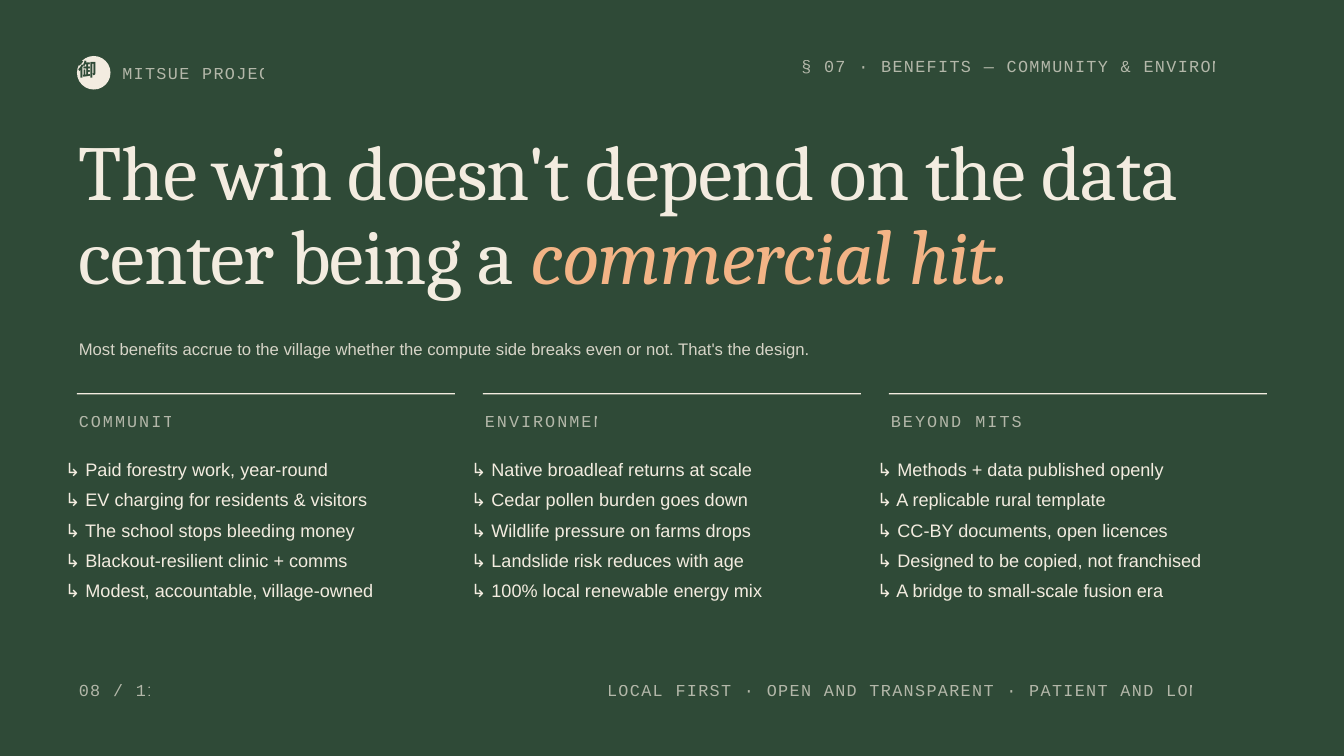
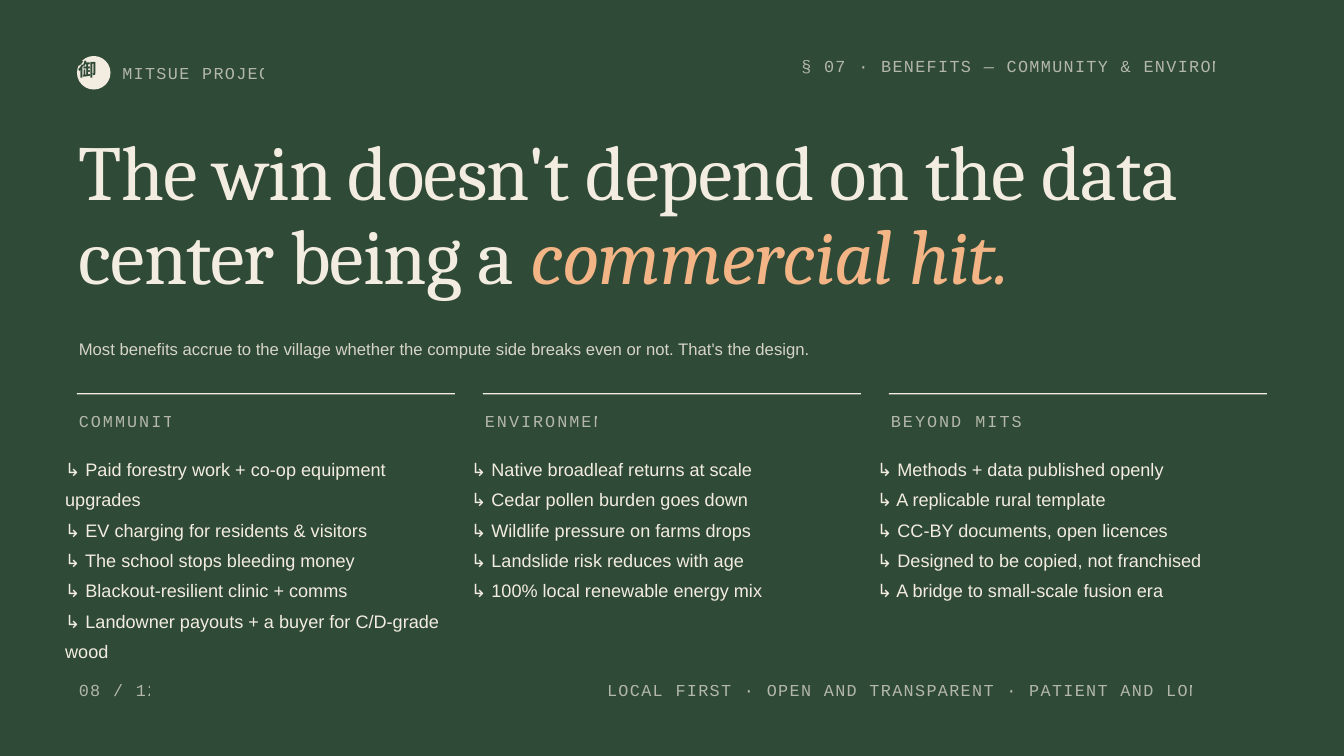
Before and after one commit to robouden/mitsue-ai-data-center, a slide deck: slide 8 of decks/Mitsue Project Presentation.pptx. Drawn at 1344x756 pixels with LibreOffice and Linux fonts; fonts in the diff are those of the drawing. Boxes give left, top, right and bottom in pixels: in the first picture for what was removed or moved away, otherwise in the second. Text is boxed around its words. In the diff, an @@ line names an element or a change of style, - is before the commit and + after.

```diff
--- a/decks/Mitsue Project Presentation.pptx
+++ b/decks/Mitsue Project Presentation.pptx
@@ text at (65,463,386,510): text changed @@
-↳ Paid forestry work, year-round
+↳ Paid forestry work + co-op equipment upgrades
@@ text at (65,615,439,658): text changed @@
-↳ Modest, accountable, village-owned
+↳ Landowner payouts + a buyer for C/D-grade wood
```
Also in this commit, not shown: 11 other slides changed, 1 other file.
